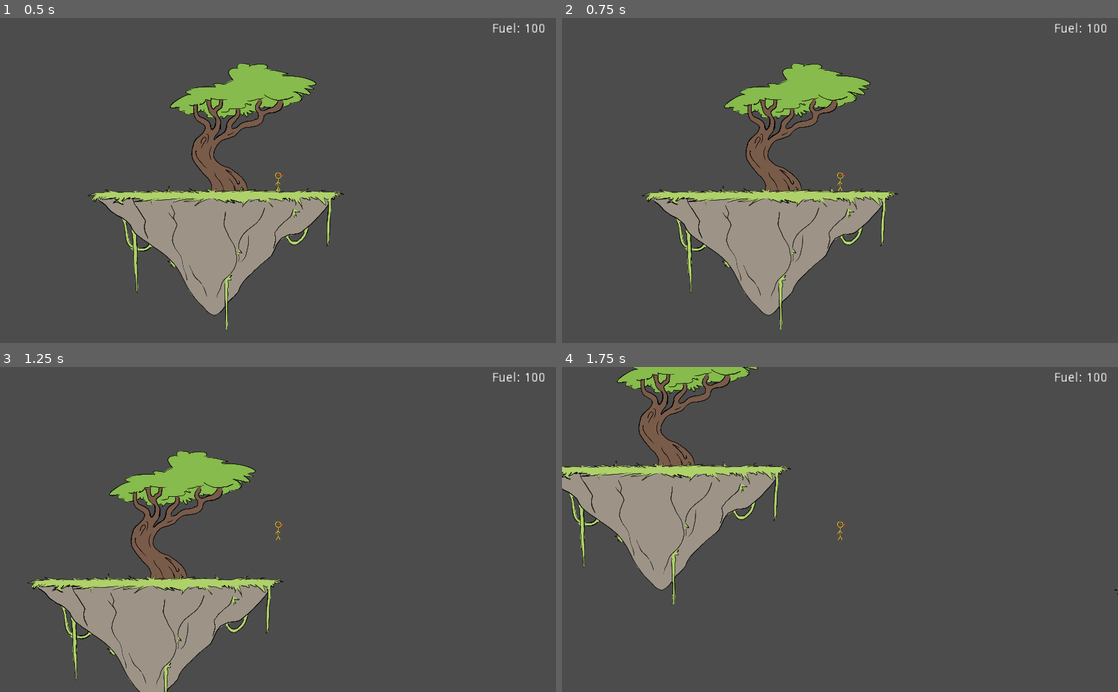
Above: before the commit, frames 1-4 (two rows, left to right).
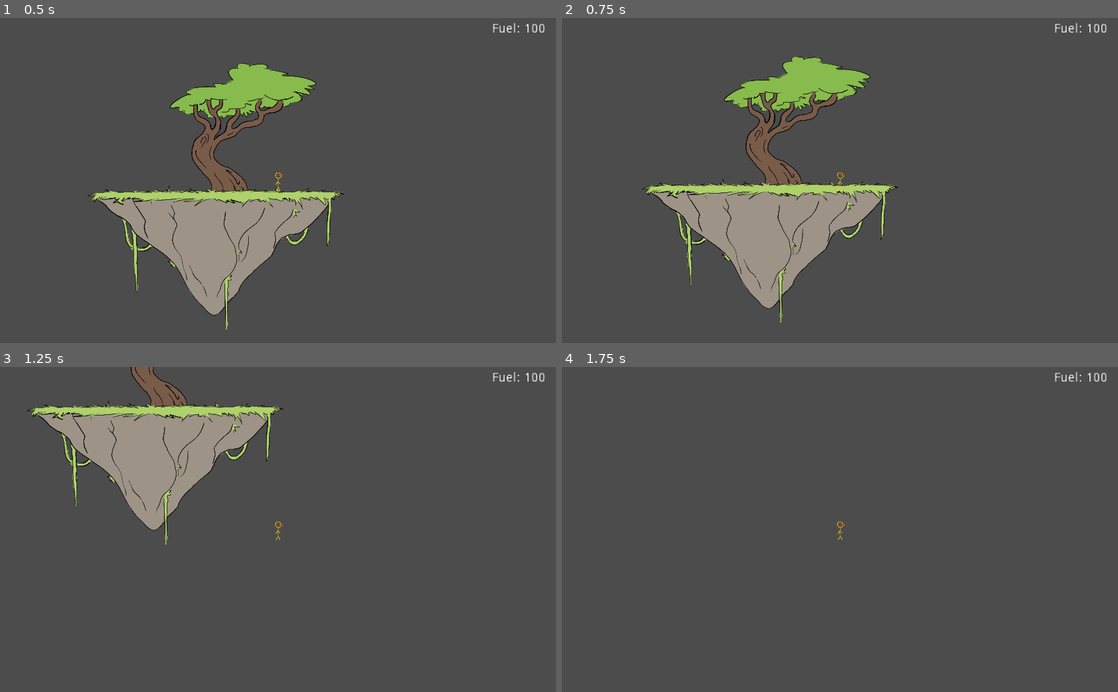
Above: after the commit, the same moments.

Repository: ReneyGG/floating-islands
Game: Godot game, scene res://Scenes/Main.tscn
The game is run twice, just before and just after one commit, with the same random seed, the same clock (stepped at 60 frames per second) and the same inputs.
Inputs:
- Up to frame 1 (0.5 s): no input
- Up to frame 2 (0.75 s): tap Enter at 0.5 s; hold Right (ui_right) from 0.53 s (still down); tap S (drop) at 0.6 s
- Up to frame 3 (1.25 s): keep holding Right (ui_right); tap Up (ui_up) at 0.77 s
- Up to frame 4 (1.75 s): keep holding Right (ui_right); tap S (drop) at 1.35 s; tap Up (ui_up) at 1.52 s

Frame 1 is identical in both runs. In frame 2, 6.4% of the frame differs, in the area x 14-61%, y 11-96%; in frame 3, 20%, in the area x 4-51%, y 0-100%; in frame 4, 11%.

Commit message:
fixed velocity cancel and added both one way collisions

Diff:
--- a/Scenes/DriftingIsland.tscn
+++ b/Scenes/DriftingIsland.tscn
@@ -17,3 +17,4 @@
 [node name="FloorCollider" type="CollisionShape2D" parent="."]
 position = Vector2( -5, -10 )
 shape = SubResource( 1 )
+one_way_collision = true
--- a/Scenes/HubIsland.tscn
+++ b/Scenes/HubIsland.tscn
@@ -14,3 +14,4 @@
 [node name="FloorCollider" type="CollisionShape2D" parent="."]
 position = Vector2( -5, -10 )
 shape = SubResource( 1 )
+one_way_collision = true
--- a/Scenes/IslandSpawner.tscn
+++ b/Scenes/IslandSpawner.tscn
@@ -8,6 +8,4 @@
 possible_islands = [ ExtResource( 2 ) ]
 
 [node name="IslandSpawnTimer" type="Timer" parent="."]
-autostart = true
-
 [connection signal="timeout" from="IslandSpawnTimer" to="." method="_on_IslandSpawnTimer_timeout"]
--- a/Scripts/DriftingIsland.gd
+++ b/Scripts/DriftingIsland.gd
@@ -4,7 +4,13 @@
 export var drift_speed = 0
 
 func _ready():
-	velocity.x += drift_speed
+	#velocity.x += drift_speed
+
+	pass
 
 func _physics_process(delta):
-	velocity = move_and_slide(velocity, Vector2.UP)
+	#velocity = move_and_slide(velocity, Vector2.UP)
+	if drift_speed >= 0:
+		global_position = global_position.move_toward(Vector2(3000,global_position.y), delta * drift_speed)
+	else:
+		global_position = global_position.move_toward(Vector2(-3000,global_position.y), delta * (drift_speed * -1))
--- a/Scripts/IslandSpawner.gd
+++ b/Scripts/IslandSpawner.gd
@@ -14,7 +14,8 @@
 
 func _ready():
 	rng.randomize()
-	_randomize_timer()
+	spawn_timer.set_wait_time(1)
+	spawn_timer.start()
 
 func _on_IslandSpawnTimer_timeout():
 	# Generate a new island with some positional jitter and give it a random drift speed.
@@ -22,9 +23,11 @@
 	new_island.drift_speed = rng.randf_range(60.0, 100.0)*drift_direction
 	new_island.position.y += rng.randi_range(-position_jitter, position_jitter)
 	add_child(new_island)
+	print(new_island.position)
 
 	_randomize_timer()
 
 func _randomize_timer():
 	# Set the timer to spawn a new island a random number of seconds later.
 	spawn_timer.set_wait_time(rng.randi_range(20, 60))
+	spawn_timer.start()
--- a/Scripts/Player.gd
+++ b/Scripts/Player.gd
@@ -21,7 +21,7 @@
 
 func _ready():
 	jetpack_fuel = jetpack_maxfuel
-	jump_timer.wait_time = 0.1
+	jump_timer.wait_time = 0.15
 	jump_timer.one_shot = true
 	fuel_label.text = "Fuel: "+str(jetpack_fuel)
 
@@ -58,6 +58,7 @@
 		jump_count = 1
 		jetpack_fuel = int(clamp(jetpack_fuel+1, 0, jetpack_maxfuel))
 		fuel_label.text = "Fuel: "+str(jetpack_fuel)
+
 	if Input.is_action_just_pressed("ui_up") and jump_count != 0 and !air:
 		sprite.scale = Vector2(0.8, 1.2)
 		jump_timer.start()
@@ -66,6 +67,8 @@
 		motion.y = -jetpack_power
 		jetpack_fuel -= 1
 		fuel_label.text = "Fuel: "+str(jetpack_fuel)
+	if Input.is_action_just_pressed("drop") and !air:
+		position.y += 1
 
 	if jump_timer.get_time_left() > 0.0:
 		motion.y = -jump_height
--- a/project.godot
+++ b/project.godot
@@ -10,6 +10,7 @@
 
 _global_script_classes=[  ]
 _global_script_class_icons={
+
 }
 
 [application]
@@ -27,55 +28,50 @@
 
 ui_left={
 "deadzone": 0.5,
-"events": [ Object(InputEventKey,"resource_local_to_scene":false,"resource_name":"","device":0,"alt":false,"shift":false,"control":false,"meta":false,"command":false,"pressed":false,"scancode":16777231,"physical_scancode":0,"unicode":0,"echo":false,"script":null)
+"events": [ Object(InputEventKey,"resource_local_to_scene":false,"resource_name":"","device":0,"alt":false,"shift":false,"control":false,"meta":false,"command":false,"pressed":false,"scancode":16777231,"unicode":0,"echo":false,"script":null)
 , Object(InputEventJoypadButton,"resource_local_to_scene":false,"resource_name":"","device":0,"button_index":14,"pressure":0.0,"pressed":false,"script":null)
-, Object(InputEventKey,"resource_local_to_scene":false,"resource_name":"","device":0,"alt":false,"shift":false,"control":false,"meta":false,"command":false,"pressed":false,"scancode":65,"physical_scancode":0,"unicode":0,"echo":false,"script":null)
+, Object(InputEventKey,"resource_local_to_scene":false,"resource_name":"","device":0,"alt":false,"shift":false,"control":false,"meta":false,"command":false,"pressed":false,"scancode":65,"unicode":0,"echo":false,"script":null)
  ]
 }
 ui_right={
 "deadzone": 0.5,
-"events": [ Object(InputEventKey,"resource_local_to_scene":false,"resource_name":"","device":0,"alt":false,"shift":false,"control":false,"meta":false,"command":false,"pressed":false,"scancode":16777233,"physical_scancode":0,"unicode":0,"echo":false,"script":null)
+"events": [ Object(InputEventKey,"resource_local_to_scene":false,"resource_name":"","device":0,"alt":false,"shift":false,"control":false,"meta":false,"command":false,"pressed":false,"scancode":16777233,"unicode":0,"echo":false,"script":null)
 , Object(InputEventJoypadButton,"resource_local_to_scene":false,"resource_name":"","device":0,"button_index":15,"pressure":0.0,"pressed":false,"script":null)
-, Object(InputEventKey,"resource_local_to_scene":false,"resource_name":"","device":0,"alt":false,"shift":false,"control":false,"meta":false,"command":false,"pressed":false,"scancode":68,"physical_scancode":0,"unicode":0,"echo":false,"script":null)
+, Object(InputEventKey,"resource_local_to_scene":false,"resource_name":"","device":0,"alt":false,"shift":false,"control":false,"meta":false,"command":false,"pressed":false,"scancode":68,"unicode":0,"echo":false,"script":null)
  ]
 }
 ui_up={
 "deadzone": 0.5,
-"events": [ Object(InputEventKey,"resource_local_to_scene":false,"resource_name":"","device":0,"alt":false,"shift":false,"control":false,"meta":false,"command":false,"pressed":false,"scancode":16777232,"physical_scancode":0,"unicode":0,"echo":false,"script":null)
+"events": [ Object(InputEventKey,"resource_local_to_scene":false,"resource_name":"","device":0,"alt":false,"shift":false,"control":false,"meta":false,"command":false,"pressed":false,"scancode":16777232,"unicode":0,"echo":false,"script":null)
 , Object(InputEventJoypadButton,"resource_local_to_scene":false,"resource_name":"","device":0,"button_index":12,"pressure":0.0,"pressed":false,"script":null)
-, Object(InputEventKey,"resource_local_to_scene":false,"resource_name":"","device":0,"alt":false,"shift":false,"control":false,"meta":false,"command":false,"pressed":false,"scancode":87,"physical_scancode":0,"unicode":0,"echo":false,"script":null)
+, Object(InputEventKey,"resource_local_to_scene":false,"resource_name":"","device":0,"alt":false,"shift":false,"control":false,"meta":false,"command":false,"pressed":false,"scancode":87,"unicode":0,"echo":false,"script":null)
  ]
 }
 move_left={
 "deadzone": 0.5,
-"events": [ Object(InputEventKey,"resource_local_to_scene":false,"resource_name":"","device":0,"alt":false,"shift":false,"control":false,"meta":false,"command":false,"pressed":false,"scancode":65,"physical_scancode":0,"unicode":0,"echo":false,"script":null)
+"events": [ Object(InputEventKey,"resource_local_to_scene":false,"resource_name":"","device":0,"alt":false,"shift":false,"control":false,"meta":false,"command":false,"pressed":false,"scancode":65,"unicode":0,"echo":false,"script":null)
  ]
 }
 move_right={
 "deadzone": 0.5,
-"events": [ Object(InputEventKey,"resource_local_to_scene":false,"resource_name":"","device":0,"alt":false,"shift":false,"control":false,"meta":false,"command":false,"pressed":false,"scancode":68,"physical_scancode":0,"unicode":0,"echo":false,"script":null)
+"events": [ Object(InputEventKey,"resource_local_to_scene":false,"resource_name":"","device":0,"alt":false,"shift":false,"control":false,"meta":false,"command":false,"pressed":false,"scancode":68,"unicode":0,"echo":false,"script":null)
  ]
 }
 jump={
 "deadzone": 0.5,
-"events": [ Object(InputEventKey,"resource_local_to_scene":false,"resource_name":"","device":0,"alt":false,"shift":false,"control":false,"meta":false,"command":false,"pressed":false,"scancode":87,"physical_scancode":0,"unicode":0,"echo":false,"script":null)
+"events": [ Object(InputEventKey,"resource_local_to_scene":false,"resource_name":"","device":0,"alt":false,"shift":false,"control":false,"meta":false,"command":false,"pressed":false,"scancode":87,"unicode":0,"echo":false,"script":null)
  ]
 }
 drop={
 "deadzone": 0.5,
-"events": [ Object(InputEventKey,"resource_local_to_scene":false,"resource_name":"","device":0,"alt":false,"shift":false,"control":false,"meta":false,"command":false,"pressed":false,"scancode":83,"physical_scancode":0,"unicode":0,"echo":false,"script":null)
+"events": [ Object(InputEventKey,"resource_local_to_scene":false,"resource_name":"","device":0,"alt":false,"shift":false,"control":false,"meta":false,"command":false,"pressed":false,"scancode":83,"unicode":0,"echo":false,"script":null)
  ]
 }
 jetpack={
 "deadzone": 0.5,
-"events": [ Object(InputEventKey,"resource_local_to_scene":false,"resource_name":"","device":0,"alt":false,"shift":false,"control":false,"meta":false,"command":false,"pressed":false,"scancode":32,"physical_scancode":0,"unicode":0,"echo":false,"script":null)
+"events": [ Object(InputEventKey,"resource_local_to_scene":false,"resource_name":"","device":0,"alt":false,"shift":false,"control":false,"meta":false,"command":false,"pressed":false,"scancode":32,"unicode":0,"echo":false,"script":null)
  ]
 }
-
-[layer_names]
-
-2d_physics/layer_1="Player"
-2d_physics/layer_2="Islands"
 
 [rendering]
 
